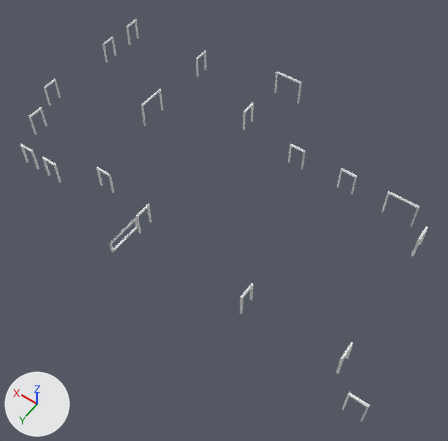
One commit to the FBX model Assets/_Visual/Environment/_Interiors/Landmarks/Police Station/PoliceInterior/Frames.fbx: the scene before it, then after it.
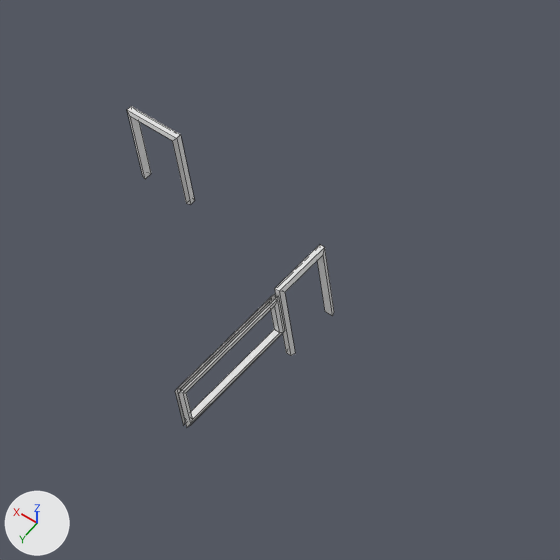
Old and new are each drawn whole from a 50 mm lens placed at (-24.68, 32.22, 44.6), pointed at (-3.54, 2.62, -1.91) and again close up on the part from 14% to 47% of the width and 31% to 65% of the height. The axes (+X, +Y, +Z) are drawn at lower left. The lights are the same throughout. The close-ups show mesh edges as thin lines. Where no turn or scale is listed for an object, it has been applied to the vertices.

The first close-up shows 'Frames'.
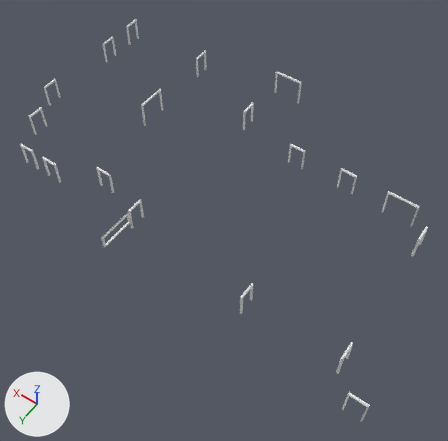
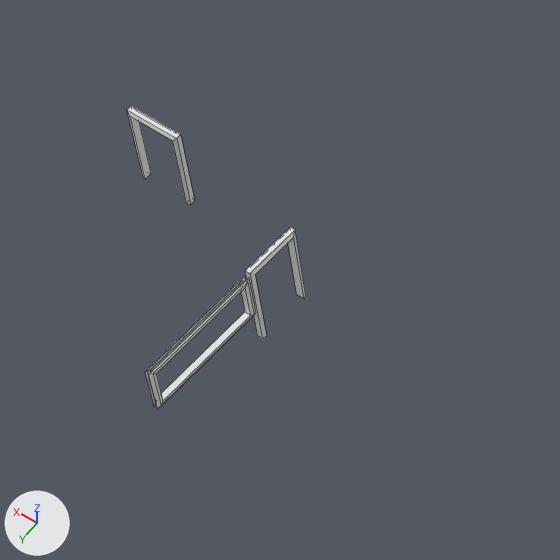
What differs and where, as boxes (x1, y1, x2, y2) in the close-ups (560 x 560 px; the box of a moved part takes in the faces that stretch with it):
'Frames', reshaped: before (127, 106, 334, 427); after (127, 106, 306, 409)
part 1 of me_cube_010, moved or reshaped: before (275, 245, 334, 356); after (245, 227, 306, 338)
part 2 of me_cube_010, moved or reshaped: before (175, 294, 285, 427); after (145, 276, 255, 409)

The edits, one by one:
me_cube_010 has 328 vertices, 248 faces and spans x -23.3..20.1, y -14.1..13.0, z -0.6..2.6.
me_cube_010 is used by ob_frames; location (0.0, 0.0, 0.0).
me_cube_010 part 1: the loose piece of 16 vertices spanning x 0.9..1.2, y 7.6..9.3, z -0.3..2.2 is moved by (0.9, 0.0, 0.0).
me_cube_010 part 2: the loose piece of 24 vertices spanning x 1.0..1.2, y 9.3..12.8, z 0.8..2.1 is moved by (0.9, 0.0, 0.0).
